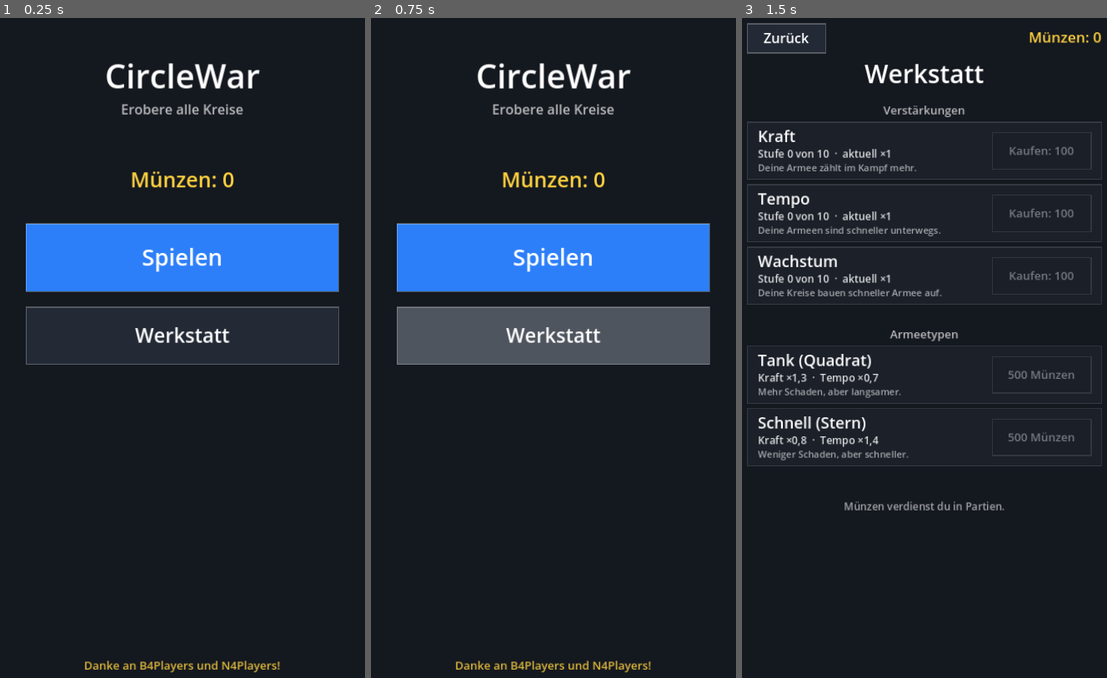
Above: before the commit, frames 1-3 (left to right).
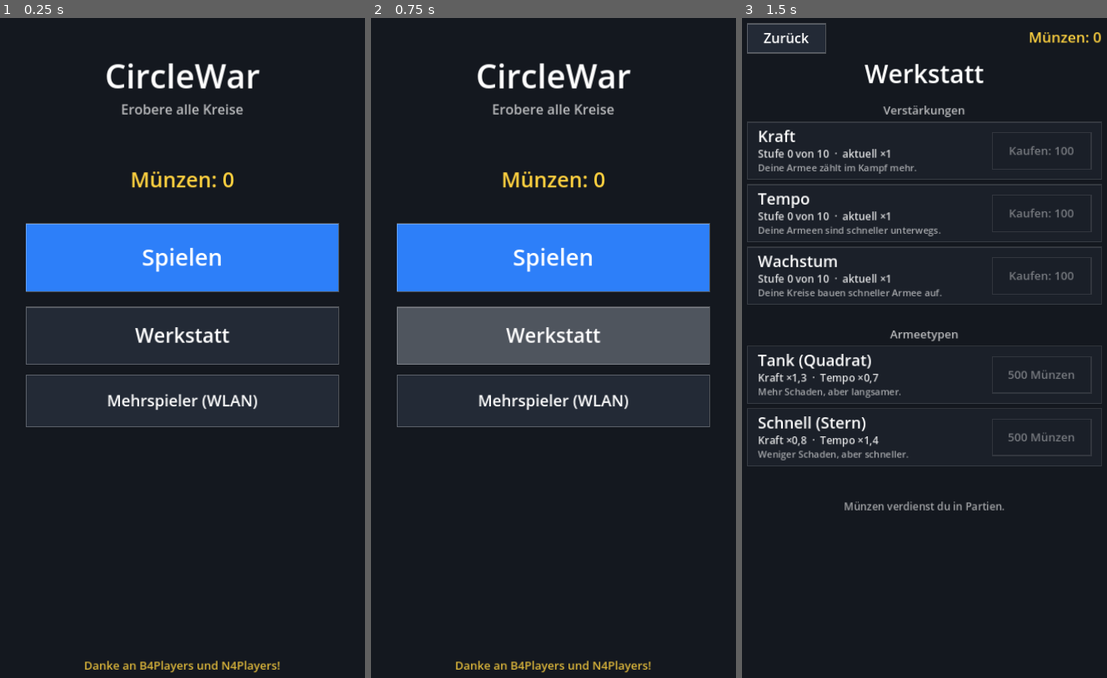
Above: after the commit, the same moments.

Repository: dremsky84/CircleWar
Game: Godot game, scene res://main.tscn
Same seed, same stepped clock (60 frames per second), same inputs: the game is played once before the commit and once after it.
Inputs (mouse positions are in pixels of both pictures, inside the frame that each line leads up to):
- Up to frame 1 (0.25 s): no input
- Up to frame 2 (0.75 s): tap Enter at 0.5 s; move the mouse to (637, 315) at 0.52 s; click (637, 315) at 0.67 s
- Up to frame 3 (1.5 s): tap Space at 1.25 s; drag from (847, 381) to (906, 480) at 1.27 s

The runs differ from the first frame. In frame 1, 0.8% of the frame differs, in the area x 7-93%, y 54-62%; in frame 2, 0.8%; in frame 3, nothing differs.

Commit message:
Mehrspieler im WLAN: Host/Client mit Zustandsübertragung, automatische Suche, IP-Eingabe
Co-Authored-By: Claude Sonnet 5.5 <noreply@anthropic.com>
Claude-Session: https://claude.ai/code/session_0136NsyP7JNdCaXv9od2PjSo

Diff:
--- a/scripts/game.gd
+++ b/scripts/game.gd
@@ -4,7 +4,7 @@
 # Hauptmenü -> Spielen (Einstellungen) oder Werkstatt (Verstärkungen, Armeetypen)
 # -> Partie gegen die KI -> Ergebnis mit Münzen
 
-enum State { MAIN, SETUP, WORKSHOP, PLAYING }
+enum State { MAIN, SETUP, WORKSHOP, PLAYING, MULTI }
 
 const DESIGN_SIZE := Vector2(720, 1280)
 const EDGE_MARGIN := 80.0      # Abstand der Kreise zum seitlichen/unteren Rand
@@ -21,6 +21,9 @@
 const RELEASE_SNAP := 30.0     # beim Loslassen zählt ein Kreis auch knapp daneben
 const MIN_CIRCLES := 4
 const MAX_CIRCLES := 30
+const NET_PORT := 24600          # Mehrspieler (ENet) im WLAN
+const DISCOVERY_PORT := 24601    # Broadcast, damit Spiele im WLAN gefunden werden
+const SNAPSHOT_RATE := 15.0      # Zustandsübertragungen pro Sekunde
 const SETTINGS_PATH := "user://settings.cfg"
 const SPEEDS := [0.5, 1.0, 2.0, 4.0]
 const SPEED_LABELS := ["0.5", "1", "2", "4"]
@@ -123,6 +126,18 @@
 var dev_ai_frozen := false
 var dev_info := false
 var dev_tool := ""             # "", "owner", "plus", "minus"
+# Mehrspieler: Host rechnet das Spiel, der Client zeigt es gespiegelt an und schickt Befehle
+var mp_role := ""              # "", "host", "client"
+var mp_status := ""            # "", "hosting", "connecting", "waiting", "playing"
+var mp_peer: ENetMultiplayerPeer = null
+var mp_udp_send: PacketPeerUDP = null
+var mp_udp_recv: PacketPeerUDP = null
+var mp_found: Dictionary = {}  # IP -> zuletzt gesehen (ms)
+var mp_bcast_timer := 0.0
+var mp_snap_timer := 0.0
+var mp_end_sent := false
+var last_ip := ""
+var ip_edit: LineEdit = null
 var title_taps := 0            # Geheimcode: 5x auf den Titel tippen
 var title_tap_time := 0
 var toast := ""
@@ -131,7 +146,18 @@
 
 func _ready() -> void:
 	rng.randomize()
+	ip_edit = LineEdit.new()
+	ip_edit.placeholder_text = "IP-Adresse, z. B. 192.168.1.20"
+	ip_edit.add_theme_font_size_override("font_size", 28)
+	ip_edit.visible = false
+	add_child(ip_edit)
 	_load_settings()
+	ip_edit.text = last_ip
+	multiplayer.peer_connected.connect(_on_peer_connected)
+	multiplayer.peer_disconnected.connect(_on_peer_disconnected)
+	multiplayer.connected_to_server.connect(_on_connected)
+	multiplayer.connection_failed.connect(_on_connection_failed)
+	multiplayer.server_disconnected.connect(_on_server_disconnected)
 	_update_size()
 	get_viewport().size_changed.connect(_update_size)
 
@@ -157,6 +183,7 @@
 	circle_count = clampi(int(cfg.get_value("game", "circles", circle_count)), MIN_CIRCLES, MAX_CIRCLES)
 	dev_mode = bool(cfg.get_value("game", "dev", false))
 	enemy_levels_up = bool(cfg.get_value("game", "enemy_levels", false))
+	last_ip = str(cfg.get_value("net", "ip", ""))
 	coins = maxi(0, int(cfg.get_value("progress", "coins", 0)))
 	for id in UPGRADE_IDS:
 		upgrade_levels[id] = clampi(int(cfg.get_value("progress", "lvl_" + id, 0)), 0, MAX_LEVEL)
@@ -176,6 +203,7 @@
 	cfg.set_value("game", "dev", dev_mode)
 	cfg.set_value("game", "enemy_levels", enemy_levels_up)
 	cfg.set_value("game", "type", selected_type)
+	cfg.set_value("net", "ip", last_ip)
 	cfg.set_value("progress", "coins", coins)
 	for id in UPGRADE_IDS:
 		cfg.set_value("progress", "lvl_" + id, upgrade_levels[id])
@@ -201,6 +229,11 @@
 		e_speed = _upgrade_mult("speed")
 		e_growth = _upgrade_mult("growth")
 	var ai_growth: float = level["growth"]
+	if mp_role != "":
+		# Mehrspieler: beide Seiten mit Standardwerten, ohne Verstärkungen
+		var base := {"power": 1.0, "speed": 1.0, "growth": 1.0, "shape": "triangle"}
+		stats = {1: base.duplicate(), 2: base.duplicate()}
+		return
 	stats = {
 		1: {"power": float(t["power"]) * _upgrade_mult("power"),
 			"speed": float(t["speed"]) * _upgrade_mult("speed"),
@@ -428,9 +461,11 @@
 					["laufende Partie"]))
 				list.append(_btn("go_setup", Rect2(cx - bw * 0.5, off + 530.0, bw, 100.0), "Neues Spiel", 34))
 				list.append(_btn("go_workshop", Rect2(cx - bw * 0.5, off + 650.0, bw, 100.0), "Werkstatt", 34))
+				list.append(_btn("go_multi", Rect2(cx - bw * 0.5, off + 770.0, bw, 100.0), "Mehrspieler (WLAN)", 30))
 			else:
 				list.append(_btn("go_setup", Rect2(cx - bw * 0.5, off + 400.0, bw, 130.0), "Spielen", 44))
 				list.append(_btn("go_workshop", Rect2(cx - bw * 0.5, off + 560.0, bw, 110.0), "Werkstatt", 38))
+				list.append(_btn("go_multi", Rect2(cx - bw * 0.5, off + 690.0, bw, 100.0), "Mehrspieler (WLAN)", 30))
 			if dev_mode:
 				var w := (bw - 20.0) / 3.0
 				list.append(_btn("dev_coins", Rect2(cx - bw * 0.5, off + 1070.0, w, 70.0), "+1000", 22, ["Münzen"]))
@@ -468,10 +503,23 @@
 				var r: Rect2 = row["rect"]
 				list.append(_btn(row["id"], Rect2(r.position.x + r.size.x - 210.0, r.position.y + 20.0, 190.0, 70.0),
 					row["btn"], 22, [], row["enabled"]))
+		State.MULTI:
+			list.append(_btn("mp_cancel", Rect2(20.0, off + 16.0, 150.0, 56.0), "Zurück", 26))
+			if mp_status == "":
+				list.append(_btn("mp_host", Rect2(cx - bw * 0.5, off + 190.0, bw, 100.0), "Spiel erstellen", 34))
+				var ips: Array = mp_found.keys()
+				for i in mini(ips.size(), 4):
+					list.append(_btn("join_" + str(ips[i]), Rect2(cx - bw * 0.5, off + 370.0 + i * 80.0, bw, 70.0),
+						"Beitreten: " + str(ips[i]), 26))
+				list.append(_btn("mp_connect", Rect2(cx - bw * 0.5, off + 825.0, bw, 90.0), "Verbinden", 30))
+			elif mp_status == "hosting":
+				list.append(_btn("minus", Rect2(cx - bw * 0.5, off + 520.0, 110.0, 70.0), "-"))
+				list.append(_btn("plus", Rect2(cx + bw * 0.5 - 110.0, off + 520.0, 110.0, 70.0), "+"))
 		State.PLAYING:
 			if game_over:
 				var gw := 400.0
-				list.append(_btn("again", Rect2(cx - gw * 0.5, map_size.y * 0.5 + 110.0, gw, 90.0), "Nochmal"))
+				if mp_role != "client":
+					list.append(_btn("again", Rect2(cx - gw * 0.5, map_size.y * 0.5 + 110.0, gw, 90.0), "Nochmal"))
 				list.append(_btn("tomenu", Rect2(cx - gw * 0.5, map_size.y * 0.5 + 220.0, gw, 90.0), "Menü"))
 			else:
 				if paused:
@@ -484,7 +532,7 @@
 						if dev_open:
 							list.append_array(_dev_buttons())
 				else:
-					list.append(_btn("pause", Rect2(map_size.x - 170.0, 16.0, 150.0, 56.0), "Pause", 26))
+					list.append(_btn("pause", Rect2(map_size.x - 170.0, 16.0, 150.0, 56.0), "Verlassen" if mp_role != "" else "Pause", 26))
 	return list
 
 
@@ -520,6 +568,17 @@
 			state = State.SETUP
 		"go_workshop":
 			state = State.WORKSHOP
+		"go_multi":
+			state = State.MULTI
+			_mp_close()
+			_mp_listen()
+		"mp_host":
+			_mp_host()
+		"mp_connect":
+			_mp_join(ip_edit.text.strip_edges())
+		"mp_cancel":
+			_mp_close()
+			state = State.MAIN
 		"back":
 			state = State.MAIN
 		"start":
@@ -533,8 +592,18 @@
 			enemy_levels_up = not enemy_levels_up
 			_save_settings()
 		"again":
-			start_game()
+			if mp_role == "host":
+				if multiplayer.get_peers().is_empty():
+					mp_status = "hosting"
+					state = State.MULTI
+				else:
+					_mp_start_round()
+			else:
+				start_game()
 		"pause":
+			if mp_role != "":
+				_mp_leave()
+				return
 			paused = true
 			drag_active = false
 			selected = -1
@@ -545,6 +614,9 @@
 			paused = false
 			dev_open = false
 		"menu", "tomenu":
+			if mp_role != "":
+				_mp_leave()
+				return
 			# Eine laufende Partie bleibt erhalten ("Fortfahren" im Hauptmenü)
 			state = State.MAIN
 			paused = true
@@ -598,7 +670,9 @@
 		"dev_tool_off":
 			dev_tool = ""
 		_:
-			if id.begins_with("buy_"):
+			if id.begins_with("join_"):
+				_mp_join(id.substr(5))
+			elif id.begins_with("buy_"):
 				_buy_upgrade(id.substr(4))
 			elif id.begins_with("unlock_"):
 				_unlock_type(id.substr(7))
@@ -685,6 +759,10 @@
 		title_taps = 0
 		queue_redraw()
 		return
+	if state == State.MULTI:
+		if ip_edit != null:
+			ip_edit.release_focus()
+		return
 	if state == State.MAIN:
 		if _title_rect().has_point(pos):
 			_title_tap()
@@ -696,7 +774,7 @@
 		return
 	if paused and dev_mode and dev_open and _panel_rect().has_point(pos):
 		return  # Berührungen auf dem Panel gehen nicht ins Spielfeld durch
-	if dev_mode and dev_tool != "":
+	if dev_mode and dev_tool != "" and mp_role == "":
 		_apply_dev_tool(_circle_at(pos))
 		return
 	if paused:
@@ -731,7 +809,7 @@
 			var percent := 50
 			if target == hold_target:
 				percent = _hold_percent()
-			_send_amount(1, press_index, target, _amount_for_percent(press_index, percent))
+			_player_send(press_index, target, percent)
 	else:
 		selected = -1
 	press_index = -1
@@ -823,6 +901,7 @@
 		"owner": owner,
 		"amount": amount,
 		"target": dst,
+		"src": src,
 		"progress": 0.0,
 	})
 	return true
@@ -841,6 +920,8 @@
 	_spawn_fx(dst, owner, atk > dfn)
 	if atk > dfn and (owner == 1 or dst["owner"] == 1):
 		Input.vibrate_handheld(60)  # Kreis erobert (oder verloren)
+	if mp_role == "host" and mp_peer != null and mp_status == "playing":
+		rpc_fx.rpc(int(army["target"]), owner, atk > dfn)
 	if atk > dfn:
 		dst["owner"] = owner
 		dst["value"] = (atk - dfn) / _power(owner)
@@ -920,7 +1001,8 @@
 		toast_time -= delta
 	if state == State.PLAYING and game_over and not reward_paid:
 		_pay_reward()
-	var running := state == State.PLAYING and not game_over and not paused
+	_mp_process(delta)
+	var running := state == State.PLAYING and not game_over and not paused and mp_role != "client"
 	if running:
 		_update_hold(delta)
 		_tick(delta * SPEEDS[dev_speed_index])
@@ -943,13 +1025,323 @@
 			armies.erase(army)
 			_resolve(army)
 
-	if not dev_ai_frozen:
+	if mp_role == "" and not dev_ai_frozen:
 		ai_timer -= delta
 		if ai_timer <= 0.0:
 			ai_timer = level["interval"]
 			_ai_think()
 
 	_check_winner()
+
+
+# ---------- Mehrspieler (WLAN) ----------
+
+func _swap(o: int) -> int:
+	return 3 - o if o > 0 else 0
+
+
+func _local_ips() -> Array:
+	var out := []
+	for a in IP.get_local_addresses():
+		if a.contains(":") or a.begins_with("127.") or a.begins_with("169.254."):
+			continue
+		out.append(a)
+	return out
+
+
+func _mp_listen() -> void:
+	if mp_udp_recv != null:
+		return
+	mp_found.clear()
+	mp_udp_recv = PacketPeerUDP.new()
+	if mp_udp_recv.bind(DISCOVERY_PORT) != OK:
+		mp_udp_recv = null
+
+
+# Alles beenden: Verbindung, Broadcast, Suche
+func _mp_close() -> void:
+	if mp_peer != null:
+		mp_peer.close()
+	mp_peer = null
+	if multiplayer.multiplayer_peer != null:
+		multiplayer.multiplayer_peer = null
+	if mp_udp_send != null:
+		mp_udp_send.close()
+		mp_udp_send = null
+	if mp_udp_recv != null:
+		mp_udp_recv.close()
+		mp_udp_recv = null
+	mp_role = ""
+	mp_status = ""
+	mp_end_sent = false
+
+
+# Spiel (laufend oder beendet) verlassen und zurück ins Hauptmenü
+func _mp_leave() -> void:
+	_mp_close()
+	circles.clear()
+	armies.clear()
+	game_over = false
+	drag_active = false
+	selected = -1
+	state = State.MAIN
+	_update_size()
+
+
+func _mp_host() -> void:
+	_mp_close()
+	var peer := ENetMultiplayerPeer.new()
+	if peer.create_server(NET_PORT, 1) != OK:
+		toast = "Spiel konnte nicht erstellt werden"
+		toast_time = 3.0
+		return
+	mp_peer = peer
+	multiplayer.multiplayer_peer = peer
+	mp_role = "host"
+	mp_status = "hosting"
+	mp_udp_send = PacketPeerUDP.new()
+	mp_udp_send.set_broadcast_enabled(true)
+	mp_udp_send.set_dest_address("255.255.255.255", DISCOVERY_PORT)
+	mp_bcast_timer = 0.0
+
+
+func _mp_join(ip: String) -> void:
+	if ip == "":
+		toast = "Bitte IP-Adresse eingeben"
+		toast_time = 3.0
+		return
+	_mp_close()
+	var peer := ENetMultiplayerPeer.new()
+	if peer.create_client(ip, NET_PORT) != OK:
+		toast = "Verbindung nicht möglich"
+		toast_time = 3.0
+		return
+	last_ip = ip
+	_save_settings()
+	mp_peer = peer
+	multiplayer.multiplayer_peer = peer
+	mp_role = "client"
+	mp_status = "connecting"
+
+
+func _on_peer_connected(_id: int) -> void:
+	if mp_role == "host" and mp_status == "hosting":
+		_mp_start_round()
+
+
+func _on_peer_disconnected(_id: int) -> void:
+	if mp_role != "host":
+		return
+	if state == State.PLAYING and not game_over:
+		game_over = true
+		winner = 1
+		mp_end_sent = true
+		drag_active = false
+		selected = -1
+		toast = "Gegner hat das Spiel verlassen"
+		toast_time = 6.0
+	elif state != State.PLAYING:
+		mp_status = "hosting"
+
+
+func _on_connected() -> void:
+	mp_status = "waiting"
+
+
+func _on_connection_failed() -> void:
+	_mp_close()
+	toast = "Keine Verbindung zum Host"
+	toast_time = 4.0
+
+
+func _on_server_disconnected() -> void:
+	_mp_leave()
+	toast = "Verbindung zum Host verloren"
+	toast_time = 4.0
+
+
+# Host: neue Runde starten und dem Client die Karte schicken
+func _mp_start_round() -> void:
+	dev_speed_index = 1
+	dev_ai_frozen = false
+	dev_tool = ""
+	dev_open = false
+	start_game()
+	reward_paid = true
+	mp_status = "playing"
+	mp_end_sent = false
+	mp_snap_timer = 0.0
+	rpc_begin.rpc(_pack_circles())
+
+
+func _pack_circles() -> PackedFloat32Array:
+	var out := PackedFloat32Array()
+	for c in circles:
+		var o: int = c["owner"]
+		out.append_array(PackedFloat32Array([
+			c["pos"].x / map_size.x, c["pos"].y / map_size.y, c["value"], float(o),
+			BASE_GROWTH * _growth(o) if o != 0 else 0.0, c["radius"]]))
+	return out
+
+
+func _pack_armies() -> PackedFloat32Array:
+	var out := PackedFloat32Array()
+	for a in armies:
+		var dist: float = maxf(a["from"].distance_to(a["to"]), 1.0)
+		out.append_array(PackedFloat32Array([
+			float(a["src"]), float(a["target"]), float(a["owner"]), a["amount"], a["progress"],
+			ARMY_SPEED * _speed(a["owner"]) / dist]))
+	return out
+
+
+# Client: Kreise aus den Host-Daten übernehmen (gespiegelt, Seiten getauscht)
+func _apply_circles(c: PackedFloat32Array, full: bool) -> void:
+	var n := c.size() / 6
+	if full:
+		circles.clear()
+		for i in n:
+			circles.append({"pos": Vector2.ZERO, "value": 0.0, "owner": 0, "radius": 0.0, "rate": 0.0})
+	if circles.size() != n:
+		return
+	for i in n:
+		var d: Dictionary = circles[i]
+		d["pos"] = Vector2(c[i * 6] * map_size.x, (1.0 - c[i * 6 + 1]) * map_size.y)
+		d["value"] = c[i * 6 + 2]
+		d["owner"] = _swap(int(c[i * 6 + 3]))
+		d["rate"] = c[i * 6 + 4]
+		d["radius"] = c[i * 6 + 5]
+
+
+func _apply_armies(a: PackedFloat32Array) -> void:
+	armies.clear()
+	for i in a.size() / 6:
+		var src := int(a[i * 6])
+		var dst := int(a[i * 6 + 1])
+		if src >= circles.size() or dst >= circles.size():
+			continue
+		armies.append({"from": circles[src]["pos"], "to": circles[dst]["pos"],
+			"owner": _swap(int(a[i * 6 + 2])), "amount": a[i * 6 + 3], "target": dst, "src": src,
+			"progress": a[i * 6 + 4], "rate": a[i * 6 + 5]})
+
+
+# Client: zwischen zwei Zustandsmeldungen weiterrechnen, damit alles flüssig läuft
+func _client_tick(delta: float) -> void:
+	for c in circles:
+		if c["owner"] != 0:
+			c["value"] += float(c.get("rate", 0.0)) * delta
+	for a in armies:
+		a["progress"] = minf(a["progress"] + float(a.get("rate", 0.0)) * delta, 1.0)
+
+
+func _player_send(src: int, dst: int, percent: int) -> void:
+	if mp_role == "client":
+		rpc_command.rpc_id(1, src, dst, percent)
+	else:
+		_send_amount(1, src, dst, _amount_for_percent(src, percent))
+
+
+@rpc("authority", "reliable")
+func rpc_begin(c: PackedFloat32Array) -> void:
+	if mp_role != "client":
+		return
+	map_size = get_viewport_rect().size if is_inside_tree() else DESIGN_SIZE
+	_apply_circles(c, true)
+	armies.clear()
+	fx.clear()
+	selected = -1
+	press_index = -1
+	drag_active = false
+	hold_target = -1
+	hold_time = 0.0
+	game_over = false
+	winner = 0
+	reward = 0
+	reward_paid = true
+	paused = false
+	level = LEVELS[difficulty]
+	_compute_stats()
+	mp_status = "playing"
+	state = State.PLAYING
+	queue_redraw()
+
+
+@rpc("authority", "unreliable_ordered")
+func rpc_snapshot(c: PackedFloat32Array, a: PackedFloat32Array) -> void:
+	if mp_role != "client" or state != State.PLAYING or game_over:
+		return
+	_apply_circles(c, false)
+	_apply_armies(a)
+
+
+@rpc("authority", "reliable")
+func rpc_end(host_winner: int) -> void:
+	if mp_role != "client":
+		return
+	game_over = true
+	winner = _swap(host_winner)
+	drag_active = false
+	selected = -1
+
+
+@rpc("authority", "unreliable")
+func rpc_fx(idx: int, attacker: int, conquered: bool) -> void:
+	if mp_role != "client" or idx < 0 or idx >= circles.size():
+		return
+	var local_attacker := _swap(attacker)
+	_spawn_fx(circles[idx], local_attacker, conquered)
+	if conquered and (local_attacker == 1 or circles[idx]["owner"] == 1):
+		Input.vibrate_handheld(60)
+
+
+@rpc("any_peer", "reliable")
+func rpc_command(src: int, dst: int, percent: int) -> void:
+	if mp_role != "host" or game_over or mp_status != "playing":
+		return
+	if src < 0 or src >= circles.size() or dst < 0 or dst >= circles.size():
+		return
+	_send_amount(2, src, dst, _amount_for_percent(src, clampi(percent, 50, 100)))
+
+
+func _mp_process(delta: float) -> void:
+	var now := Time.get_ticks_msec()
+	# Host: im Lobby-Zustand alle Sekunde "hier bin ich" senden
+	if mp_role == "host" and mp_status == "hosting" and mp_udp_send != null:
+		mp_bcast_timer -= delta
+		if mp_bcast_timer <= 0.0:
+			mp_bcast_timer = 1.0
+			mp_udp_send.put_packet("CircleWar1".to_utf8_buffer())
+	# Suchender: Hosts im WLAN einsammeln
+	if mp_udp_recv != null:
+		while mp_udp_recv.get_available_packet_count() > 0:
+			var text := mp_udp_recv.get_packet().get_string_from_utf8()
+			var ip := mp_udp_recv.get_packet_ip()
+			if text == "CircleWar1" and ip != "":
+				mp_found[ip] = now
+		for ip in mp_found.keys():
+			if now - int(mp_found[ip]) > 4000:
+				mp_found.erase(ip)
+	# Eingabefeld für die IP nur in der Suche zeigen
+	if ip_edit != null:
+		var show_edit := state == State.MULTI and mp_status == ""
+		ip_edit.visible = show_edit
+		if show_edit:
+			var off := _menu_offset()
+			var bw := minf(map_size.x - 80.0, 600.0)
+			ip_edit.position = Vector2(map_size.x * 0.5 - bw * 0.5, off + 740.0)
+			ip_edit.size = Vector2(bw, 70.0)
+	# Host: Zustand an den Client schicken, Spielende melden
+	if mp_role == "host" and mp_status == "playing" and state == State.PLAYING:
+		mp_snap_timer -= delta
+		if (mp_snap_timer <= 0.0 or game_over) and not mp_end_sent:
+			mp_snap_timer = 1.0 / SNAPSHOT_RATE
+			rpc_snapshot.rpc(_pack_circles(), _pack_armies())
+		if game_over and not mp_end_sent:
+			mp_end_sent = true
+			rpc_end.rpc(winner)
+	# Client: weiterrechnen
+	if mp_role == "client" and mp_status == "playing" and state == State.PLAYING and not game_over:
+		_update_hold(delta)
+		_client_tick(delta)
 
 
 # ---------- Gegner-KI ----------
@@ -1095,6 +1487,8 @@
 			_draw_workshop(font)
 		State.PLAYING:
 			_draw_game(font)
+		State.MULTI:
+			_draw_multi(font)
 
 
 func _draw_buttons(font: Font) -> void:
@@ -1131,6 +1525,35 @@
 	_text(font, off + 700.0, "Anzahl Kreise", 22, Color(1, 1, 1, 0.7))
 	_text(font, off + 712.0 + 48.0, str(circle_count), 40, Color.WHITE)
 	_text(font, off + 832.0, "Armeetyp", 22, Color(1, 1, 1, 0.7))
+
+
+func _draw_multi(font: Font) -> void:
+	var off := _menu_offset()
+	_text(font, off + 130.0, "Mehrspieler (WLAN)", 44, Color.WHITE)
+	if toast_time > 0.0:
+		_text(font, off + 170.0, toast, 24, GOLD)
+	match mp_status:
+		"":
+			_text(font, off + 342.0, "Gefundene Spiele" if not mp_found.is_empty() else "Suche Spiele im WLAN …",
+				22, Color(1, 1, 1, 0.7))
+			_text(font, off + 720.0, "Oder IP-Adresse des Hosts eingeben", 22, Color(1, 1, 1, 0.7))
+			_text(font, off + 950.0, "Beide Handys müssen im selben WLAN sein.", 20, Color(1, 1, 1, 0.55))
+		"hosting":
+			_text(font, off + 280.0, "Warte auf Mitspieler …", 36, Color.WHITE)
+			var ips := _local_ips()
+			_text(font, off + 340.0, "Deine IP: " + (", ".join(ips) if not ips.is_empty() else "unbekannt"),
+				24, GOLD)
+			_text(font, off + 380.0, "Der Mitspieler findet dich automatisch oder gibt die IP ein.",
+				20, Color(1, 1, 1, 0.65))
+			_text(font, off + 500.0, "Anzahl Kreise", 22, Color(1, 1, 1, 0.7))
+			_text(font, off + 520.0 + 48.0, str(circle_count), 40, Color.WHITE)
+			_text(font, off + 680.0, "Beide spielen mit Standard-Armeen, ohne Verstärkungen.",
+				20, Color(1, 1, 1, 0.6))
+		"connecting":
+			_text(font, off + 400.0, "Verbinde …", 36, Color.WHITE)
+		_:
+			_text(font, off + 400.0, "Verbunden – warte auf den Start", 30, Color.WHITE)
+	_draw_buttons(font)
 
 
 func _draw_workshop(font: Font) -> void:
@@ -1238,7 +1661,7 @@
 	var player_count := _indices_with_owner(1).size()
 	var enemy_count := _indices_with_owner(2).size()
 	draw_string(font, Vector2(20, 40),
-		"Du: %d   %s: %d" % [player_count, level["name"], enemy_count],
+		"Du: %d   %s: %d" % [player_count, "Gegner" if mp_role != "" else level["name"], enemy_count],
 		HORIZONTAL_ALIGNMENT_LEFT, -1, 24, Color.WHITE)
 	draw_string(font, Vector2(20, 76),
 		"Wischen = %d %%, Ziel halten = mehr" % int(SEND_FRACTION * 100),
@@ -1261,7 +1684,14 @@
 		draw_rect(Rect2(Vector2.ZERO, map_size), Color(0, 0, 0, 0.6), true)
 		var text := "Gewonnen!" if winner == 1 else "Verloren"
 		_text(font, map_size.y * 0.5 - 20.0, text, 64, Color.WHITE)
-		_text(font, map_size.y * 0.5 + 30.0, "%s (%s)" % [level["label"], level["name"]], 26, Color(1, 1, 1, 0.8))
+		if mp_role != "":
+			_text(font, map_size.y * 0.5 + 30.0, "Mehrspieler", 26, Color(1, 1, 1, 0.8))
+			if mp_role == "client":
+				_text(font, map_size.y * 0.5 + 78.0, "Der Host startet die nächste Runde", 22, Color(1, 1, 1, 0.7))
+			if toast_time > 0.0:
+				_text(font, map_size.y * 0.5 + 340.0, toast, 24, GOLD)
+		else:
+			_text(font, map_size.y * 0.5 + 30.0, "%s (%s)" % [level["label"], level["name"]], 26, Color(1, 1, 1, 0.8))
 		if reward > 0:
 			_text(font, map_size.y * 0.5 + 78.0, "+%d Münzen" % reward, 30, GOLD)
 		for b in _buttons():
--- /dev/null
+++ b/tools/net_test.gd
@@ -0,0 +1,71 @@
+extends SceneTree
+
+# Netzwerktest auf einem Rechner (zwei Prozesse):
+#   godot --headless --path . -s tools/net_test.gd -- host &
+#   godot --headless --path . -s tools/net_test.gd -- client
+const Game := preload("res://scripts/game.gd")
+var fails := 0
+
+func check(c: bool, msg: String) -> void:
+	if not c:
+		fails += 1
+		print("FAIL: ", msg)
+
+func wait(sec: float) -> void:
+	await create_timer(sec).timeout
+
+func _initialize() -> void:
+	var role := "host"
+	for a in OS.get_cmdline_user_args():
+		role = a
+	var g = Game.new()
+	g.name = "Main"
+	root.add_child(g)
+	await process_frame
+	g.map_size = Vector2(720, 1280)
+	if role == "host":
+		g.circle_count = 8
+		g._mp_host()
+		for i in 100:
+			await wait(0.1)
+			if g.state == Game.State.PLAYING:
+				break
+		check(g.state == Game.State.PLAYING and g.mp_status == "playing", "Host: Spiel gestartet")
+		await wait(3.0)
+		# Befehl des Clients muss angekommen sein: Armee des Gegners unterwegs oder Kreis erobert
+		var enemy_sent := false
+		for a in g.armies:
+			if a["owner"] == 2:
+				enemy_sent = true
+		check(enemy_sent or g.circles[1]["value"] < 15.0, "Host: Befehl vom Client wirkt")
+		await wait(2.0)
+		g._force_end(1)
+		await wait(1.0)
+	else:
+		g._mp_join("127.0.0.1")
+		for i in 100:
+			await wait(0.1)
+			if g.state == Game.State.PLAYING:
+				break
+		check(g.state == Game.State.PLAYING, "Client: Spiel gestartet")
+		await wait(0.5)
+		check(g.circles.size() == 8, "Client: 8 Kreise")
+		# Gespiegelt: eigener Kreis (Besitzer 1) unten, Gegner oben
+		var mine := -1
+		var theirs := -1
+		for i in g.circles.size():
+			if g.circles[i]["owner"] == 1: mine = i
+			if g.circles[i]["owner"] == 2: theirs = i
+		check(mine >= 0 and theirs >= 0, "Client: beide Seiten da")
+		check(g.circles[mine]["pos"].y > g.circles[theirs]["pos"].y, "Client: eigener Kreis unten")
+		# Angriff auf einen neutralen Kreis senden
+		var target := -1
+		for i in g.circles.size():
+			if g.circles[i]["owner"] == 0: target = i
+		g._player_send(mine, target, 50)
+		await wait(1.0)
+		check(g.armies.size() > 0 or g.circles[mine]["value"] < 14.0, "Client: Armee sichtbar")
+		await wait(3.5)
+		check(g.game_over and g.winner == 2, "Client: Spielende (Host-Sieg = Client verliert)")
+	print(role, " fertig, Fehler: ", fails)
+	quit(1 if fails > 0 else 0)
Not shown, changed: export_presets.cfg
